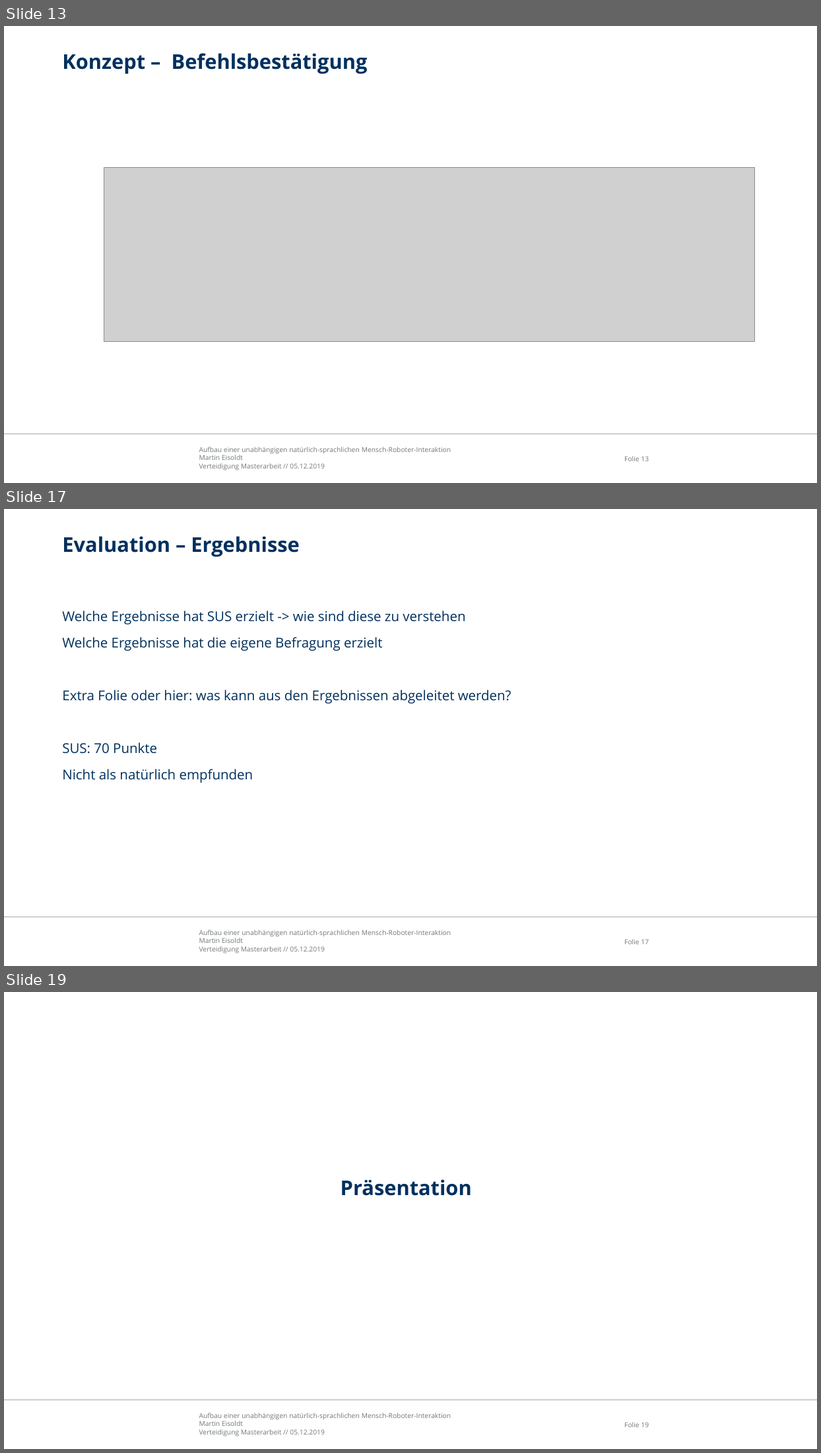
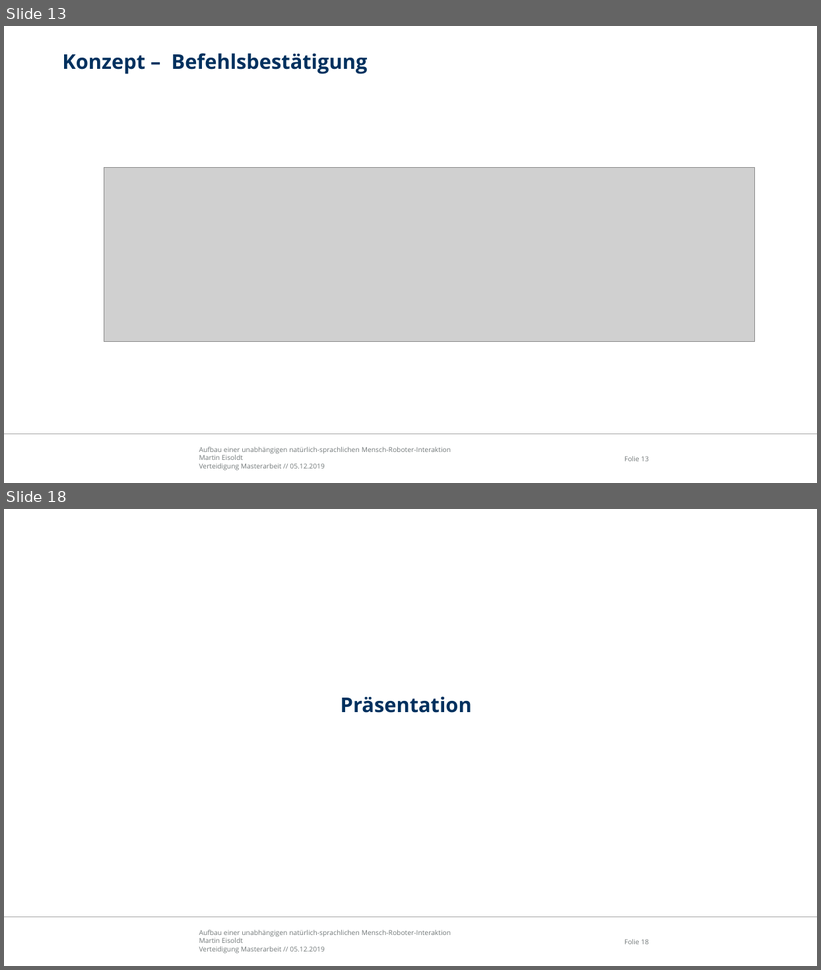
Before and after one commit to edegeyer/masterarbeit, a slide deck: verteidigung/verteidigung.pptx. Shown one above the other, each under a label of ours: slides 13, 17 and 19 before the commit, slides 13 and 18 after it; the slides between them are not shown. The pictures are 821x1453 and 821x970 pixels, drawn with LibreOffice and Linux fonts; fonts in the diff are those of the drawing; grey boxes stand for pictures; background and template pictures are left out. Boxes give left, top, right and bottom in pixels: in the first picture for what was removed or moved away, otherwise in the second. Text is boxed around its words. In the diff, an @@ line names an element or a change of style, - is before the commit and + after.

```diff
--- a/verteidigung/verteidigung.pptx
+++ b/verteidigung/verteidigung.pptx
@@ slide 17 removed at [4,509,817,966], background #FFFFFF; not listed: 3 template elements that a slide beside it also shows @@
@@ title removed at [62,536,299,557] @@
-Evaluation – Ergebnisse
@@ text removed at [62,611,512,783] @@
-Welche Ergebnisse hat SUS erzielt -> wie sind diese zu verstehen
-Welche Ergebnisse hat die eigene Befragung erzielt
-Extra Folie oder hier: was kann aus den Ergebnissen abgeleitet werden?
-SUS: 70 Punkte
-Nicht als natürlich empfunden
@@ what was slide 19 is now slide 18 @@
```
Also in this commit, not shown: 5 slides changed, 2 slides added, 2 other slides removed.
